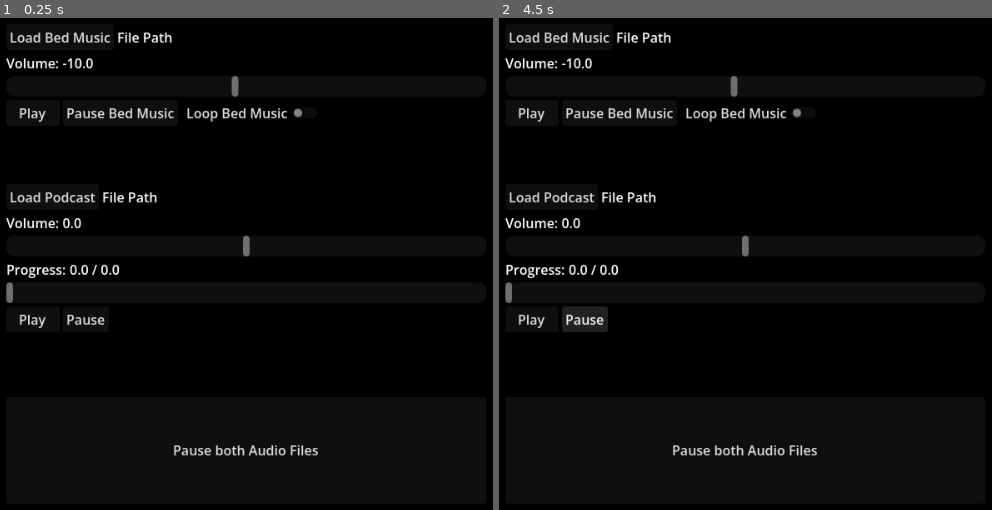
Above: before the commit, frames 1-2 (left to right).
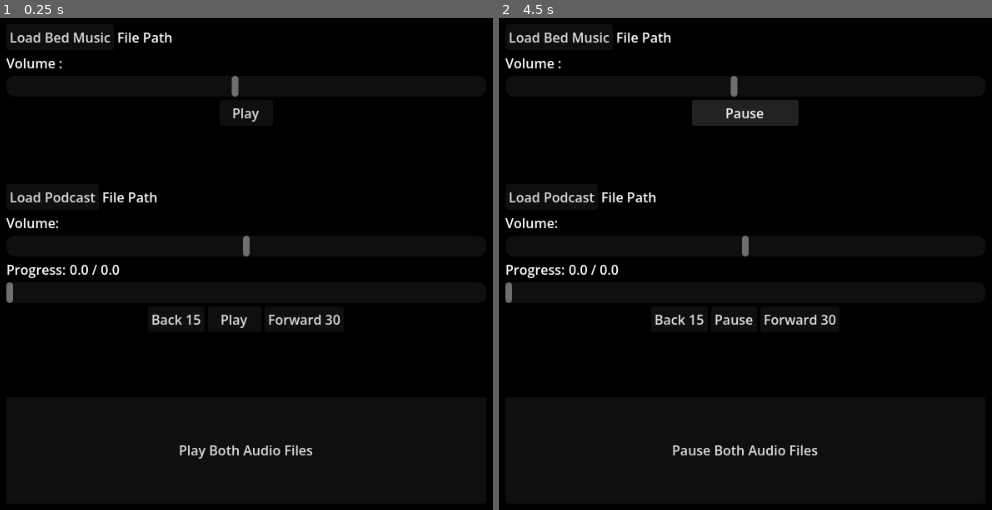
Above: after the commit, the same moments.

Repository: SankVTW/PodcastApp
Game: Godot game, scene res://main_screen.tscn
Two runs of this game, one before a commit and one after it. Both use one fixed random seed, a clock stepped at 60 frames per second and the inputs below.
Inputs (mouse positions are in pixels of both pictures, inside the frame that each line leads up to):
- Up to frame 1 (0.25 s): no input
- Up to frame 2 (4.5 s): click (617, 111) at 0.5 s, where only the run before the commit has a clickable "Pause Bed Music"; click (676, 318) at 1.25 s, where only the run after the commit has a clickable "Back 15"; click (804, 318) at 2 s, where only the run after the commit has a clickable "Forward 30"; click (582, 318) at 2.75 s, where only the run before the commit has a clickable "Pause"; click (745, 450) at 3.5 s, where only the run before the commit has a clickable "Pause both Audio Files"; click "Pause" at 4.25 s

The runs differ from the first frame. In frame 1, 1.8% of the frame differs, in the area x 3-70%, y 8-90%; in frame 2, 2.7%, in the area x 3-69%, y 8-90%.

Commit message:
Updated Player functions
Added global pause and start
volume sliders work in real time
pause and start buttons change text ( will replace with icons at somepoint )
Added skip forward 30 and back 15 second buttons

Diff:
--- a/podcast-app/main_screen.gd
+++ b/podcast-app/main_screen.gd
@@ -2,8 +2,8 @@
 
 var bed_music
 var podcast
-var bed_volume #:float
-var podcast_volume #:float
+var bed_volume :float = 0.0
+var podcast_volume :float = 0.0
 var podcast_playtime : float
 var podcast_progress : float
 
@@ -14,15 +14,13 @@
 	print(bed_music)
 	print(bed_volume)
 
-	pass # Replace with function body.
-
 
 # Called every frame. 'delta' is the elapsed time since the previous frame.
 func _process(delta: float) -> void:
-	update_bed_music_volume()
-	update_podcast_volume()
+	#update_bed_music_volume()
+	#update_podcast_volume()
 	update_podcast_progress()
-	pass
+
 
 
 func load_bed_music_mp3(path):
@@ -31,7 +29,12 @@
 	sound.data = file.get_buffer(file.get_length())
 	print(sound)
 	bed_music = sound
-
+	match $BedMusicControls/HBoxContainer/PlayBedMusic.visible:
+		true:
+			pass
+		false:
+			$BedMusicControls/HBoxContainer/PlayBedMusic.visible = true
+			$BedMusicControls/HBoxContainer/PauseBedMusic.visible = false
 func load_podcast_mp3(path):
 	var file = FileAccess.open(path, FileAccess.READ)
 	var sound = AudioStreamMP3.new()
@@ -41,8 +44,13 @@
 	podcast_playtime = podcast.get_length()
 
 	$PodcastControls/PodcastPlayerInfo/PodcastProgressBar.max_value = podcast_playtime
+	match $PodcastControls/HBoxContainer/PlayPodcast.visible:
+		#true:
+			#pass
+		false:
+			$PodcastControls/HBoxContainer/PlayPodcast.visible = true
+			$PodcastControls/HBoxContainer/StopPodcast.visible = false
 
-	#$PodcastControls/PodcastPlayerInfo/ProgressArea/ProgressTimeLabel.text = str(podcast_progress," / ", podcast_playtime )
 	print(" total play time for" , file , " is ", podcast_playtime/60 , " minutes")
 func _on_load_bed_music_pressed() -> void:
 	$BedMusicControls/HBoxContainer2/FileDialog.visible = true
@@ -55,29 +63,38 @@
 	load_bed_music_mp3(selected_file)
 	print("bed music" , selected_file)
 
-	pass # Replace with function body.
+
 
 func update_bed_music_volume():
+	#updates the bed music volume
+	_on_pause_bed_music_pressed()
 	bed_volume = $BedMusicControls/HScrollBar.value
 	$BedMusicControls/BedVolumeLabel.text = str("Volume: ", bed_volume)
+	_on_pause_bed_music_pressed()
 
 func update_podcast_volume():
+	#update the podcast volume
+	_on_stop_podcast_pressed()
 	podcast_volume = $PodcastControls/PodcastVolumeSlider.value
 	$PodcastControls/PodcastVolumeLabel.text = str("Volume: " , podcast_volume)
+	_on_stop_podcast_pressed()
 func _on_play_bed_music_pressed() -> void:
 	$BedMusicControls/HBoxContainer/PlayBedMusic/AudioStreamPlayer.stream = bed_music
 	print(bed_music)
 	$BedMusicControls/HBoxContainer/PlayBedMusic/AudioStreamPlayer.volume_db = bed_volume
 	print(bed_volume)
 	$BedMusicControls/HBoxContainer/PlayBedMusic/AudioStreamPlayer.playing = true
-
+	$BedMusicControls/HBoxContainer/PlayBedMusic.visible = false
+	$BedMusicControls/HBoxContainer/PauseBedMusic.visible = true
 func _on_pause_bed_music_pressed() -> void:
 	if $BedMusicControls/HBoxContainer/PlayBedMusic/AudioStreamPlayer.playing == true:
 		$BedMusicControls/HBoxContainer/PlayBedMusic/AudioStreamPlayer.stream_paused = true
+		$BedMusicControls/HBoxContainer/PauseBedMusic.text = str("Resume")
+		$BedMusicControls/HBoxContainer/PlayBedMusic/AudioStreamPlayer.volume_db = bed_volume
 	elif $BedMusicControls/HBoxContainer/PlayBedMusic/AudioStreamPlayer.playing == false:
 		$BedMusicControls/HBoxContainer/PlayBedMusic/AudioStreamPlayer.stream_paused = false
-
-	pass # Replace with function body.
+		$BedMusicControls/HBoxContainer/PlayBedMusic/AudioStreamPlayer.volume_db = bed_volume
+		$BedMusicControls/HBoxContainer/PauseBedMusic.text = str("Pause")
 
 
 func _on_load_podcast_pressed() -> void:
@@ -89,6 +106,9 @@
 	$PodcastControls/HBoxContainer2/Label.text = path
 	load_podcast_mp3(path)
 	print("podcast", path)
+	$PodcastControls/HBoxContainer/PlayPodcast.visible = true
+	$PodcastControls/HBoxContainer/StopPodcast.visible = false
+	_on_stop_podcast_pressed()
 	pass # Replace with function body.
 
 
@@ -97,8 +117,9 @@
 	$PodcastControls/HBoxContainer/AudioStreamPlayer.seek(podcast_progress)
 	$PodcastControls/HBoxContainer/AudioStreamPlayer.playing = true
 	$PodcastControls/HBoxContainer/AudioStreamPlayer.volume_db = podcast_volume
+	$PodcastControls/HBoxContainer/PlayPodcast.visible = false
+	$PodcastControls/HBoxContainer/StopPodcast.visible = true
 
-	pass # Replace with function body.
 
 
 func _on_stop_podcast_pressed() -> void:
@@ -117,39 +138,45 @@
 func _on_h_scroll_bar_value_changed(value: float) -> void:
 	update_bed_music_volume()
 	bed_volume = $BedMusicControls/HScrollBar.value
-	pass # Replace with function body.
+
 
 
 func _on_podcast_volume_slider_value_changed(value: float) -> void:
 	update_podcast_volume()
 	podcast_volume = $PodcastControls/PodcastVolumeSlider.value
-	pass # Replace with function body.
 
 
-#func _on_loop_bed_music_toggled(toggled_on: bool) -> void:
-	#match $BedMusicControls/HBoxContainer/LoopBedMusic.disabled:
-		#false : $BedMusicControlsmatch/HBoxContainer/PlayBedMusic/AudioStreamPlayer.looping = true
-		#false : print ("looping bed music on")
-		#true : $BedMusicControlsmatch/HBoxContainer/PlayBedMusic/AudioStreamPlayer.looping = true
-		#true : print ("looping bed music off")
 
-	pass # Replace with function body.
 func update_podcast_progress():
 	podcast_progress = $PodcastControls/HBoxContainer/AudioStreamPlayer.get_playback_position()
 	$PodcastControls/PodcastPlayerInfo/ProgressArea/ProgressTimeLabel.text = str(roundf(podcast_progress)," / ", podcast_playtime )
 	_on_podcast_progress_bar_value_changed(podcast_progress)
-	#print(roundf(podcast_progress)," / ", podcast_playtime )
-
-
-
 
 func _on_podcast_progress_bar_value_changed(value: float) -> void:
 	$PodcastControls/PodcastPlayerInfo/PodcastProgressBar.value = podcast_progress
 
+
+func _on_global_pause_pressed() -> void:
+	#pause both audio streams
+	_on_stop_podcast_pressed()
+	_on_pause_bed_music_pressed()
+
+func _on_global_play_pressed() -> void:
+	_on_play_podcast_pressed()
+	_on_play_bed_music_pressed()
+	$GlobalPauseContainer/GlobalPlay.visible = false
+	$GlobalPauseContainer/GlobalPause.visible = true
 	pass # Replace with function body.
 
 
-func _on_global_pause_pressed() -> void:
-	_on_stop_podcast_pressed()
-	_on_pause_bed_music_pressed()
-	pass # Replace with function body.
+func _on_forward_30_pressed() -> void:
+#seeks forward 30 seconds
+	$PodcastControls/HBoxContainer/AudioStreamPlayer.seek(podcast_progress+30)
+	update_podcast_progress()
+	print(podcast_progress)
+
+func _on_back_15_pressed() -> void:
+	#seeks back 15 seconds
+	$PodcastControls/HBoxContainer/AudioStreamPlayer.seek(podcast_progress-15)
+	update_podcast_progress()
+	print(podcast_progress)
--- a/podcast-app/main_screen.tscn
+++ b/podcast-app/main_screen.tscn
@@ -31,10 +31,13 @@
 [node name="FileDialog" type="FileDialog" parent="BedMusicControls/HBoxContainer2" unique_id=1426772110]
 title = "Open a File"
 file_mode = 0
-access = 2
+display_mode = 1
+root_subfolder = "res://Bedmusic/"
+filters = PackedStringArray("*.mp3")
 
 [node name="LoadBedMusic" type="Button" parent="BedMusicControls/HBoxContainer2" unique_id=2143036947]
 layout_mode = 2
+tooltip_text = "Load an MP3 from your /Bedmusic folder"
 text = "Load Bed Music
 "
 
@@ -57,6 +60,7 @@
 
 [node name="HBoxContainer" type="HBoxContainer" parent="BedMusicControls" unique_id=1931582507]
 layout_mode = 2
+alignment = 1
 
 [node name="PlayBedMusic" type="Button" parent="BedMusicControls/HBoxContainer" unique_id=167093999]
 custom_minimum_size = Vector2(64, 0)
@@ -68,10 +72,13 @@
 parameters/looping = true
 
 [node name="PauseBedMusic" type="Button" parent="BedMusicControls/HBoxContainer" unique_id=1536354302]
-layout_mode = 2
-text = "Pause Bed Music"
+visible = false
+custom_minimum_size = Vector2(128, 0)
+layout_mode = 2
+text = "Pause"
 
 [node name="LoopBedMusic" type="CheckButton" parent="BedMusicControls/HBoxContainer" unique_id=766334865]
+visible = false
 layout_mode = 2
 text = "Loop Bed Music"
 
@@ -90,7 +97,9 @@
 title = "Open a File"
 position = Vector2i(0, 36)
 file_mode = 0
-access = 2
+display_mode = 1
+root_subfolder = "res://Podcast/"
+filters = PackedStringArray("*.mp3")
 
 [node name="LoadPodcast" type="Button" parent="PodcastControls/HBoxContainer2" unique_id=1274104911]
 layout_mode = 2
@@ -133,10 +142,15 @@
 
 [node name="HBoxContainer" type="HBoxContainer" parent="PodcastControls" unique_id=2120387390]
 layout_mode = 2
+alignment = 1
 
 [node name="AudioStreamPlayer" type="AudioStreamPlayer" parent="PodcastControls/HBoxContainer" unique_id=2095786498]
 stream = SubResource("AudioStreamMP3_d2enx")
 
+[node name="Back15" type="Button" parent="PodcastControls/HBoxContainer" unique_id=873219966]
+layout_mode = 2
+text = "Back 15"
+
 [node name="PlayPodcast" type="Button" parent="PodcastControls/HBoxContainer" unique_id=1684664366]
 custom_minimum_size = Vector2(64, 0)
 layout_mode = 2
@@ -144,31 +158,44 @@
 autowrap_trim_flags = 0
 
 [node name="StopPodcast" type="Button" parent="PodcastControls/HBoxContainer" unique_id=138321423]
+visible = false
 layout_mode = 2
 text = "Pause"
 
-[node name="HBoxContainer" type="HBoxContainer" parent="." unique_id=1427746737]
+[node name="Forward30" type="Button" parent="PodcastControls/HBoxContainer" unique_id=1355855557]
+layout_mode = 2
+text = "Forward 30"
+
+[node name="GlobalPauseContainer" type="HBoxContainer" parent="." unique_id=1427746737]
 offset_left = 64.0
 offset_top = 512.0
 offset_right = 640.0
 offset_bottom = 640.0
 alignment = 1
 
-[node name="GlobalPause" type="Button" parent="HBoxContainer" unique_id=1870872846]
+[node name="GlobalPause" type="Button" parent="GlobalPauseContainer" unique_id=1870872846]
+visible = false
 custom_minimum_size = Vector2(576, 0)
 layout_mode = 2
-text = "Pause both Audio Files"
+text = "Pause Both Audio Files"
+
+[node name="GlobalPlay" type="Button" parent="GlobalPauseContainer" unique_id=1989959169]
+custom_minimum_size = Vector2(576, 0)
+layout_mode = 2
+text = "Play Both Audio Files"
 
 [connection signal="file_selected" from="BedMusicControls/HBoxContainer2/FileDialog" to="." method="_on_file_dialog_file_selected"]
 [connection signal="pressed" from="BedMusicControls/HBoxContainer2/LoadBedMusic" to="." method="_on_load_bed_music_pressed"]
 [connection signal="value_changed" from="BedMusicControls/HScrollBar" to="." method="_on_h_scroll_bar_value_changed"]
 [connection signal="pressed" from="BedMusicControls/HBoxContainer/PlayBedMusic" to="." method="_on_play_bed_music_pressed"]
 [connection signal="pressed" from="BedMusicControls/HBoxContainer/PauseBedMusic" to="." method="_on_pause_bed_music_pressed"]
-[connection signal="toggled" from="BedMusicControls/HBoxContainer/LoopBedMusic" to="." method="_on_loop_bed_music_toggled"]
 [connection signal="file_selected" from="PodcastControls/HBoxContainer2/PodcastFileDialog" to="." method="_on_podcast_file_dialog_file_selected"]
 [connection signal="pressed" from="PodcastControls/HBoxContainer2/LoadPodcast" to="." method="_on_load_podcast_pressed"]
 [connection signal="value_changed" from="PodcastControls/PodcastVolumeSlider" to="." method="_on_podcast_volume_slider_value_changed"]
 [connection signal="value_changed" from="PodcastControls/PodcastPlayerInfo/PodcastProgressBar" to="." method="_on_podcast_progress_bar_value_changed"]
+[connection signal="pressed" from="PodcastControls/HBoxContainer/Back15" to="." method="_on_back_15_pressed"]
 [connection signal="pressed" from="PodcastControls/HBoxContainer/PlayPodcast" to="." method="_on_play_podcast_pressed"]
 [connection signal="pressed" from="PodcastControls/HBoxContainer/StopPodcast" to="." method="_on_stop_podcast_pressed"]
-[connection signal="pressed" from="HBoxContainer/GlobalPause" to="." method="_on_global_pause_pressed"]
+[connection signal="pressed" from="PodcastControls/HBoxContainer/Forward30" to="." method="_on_forward_30_pressed"]
+[connection signal="pressed" from="GlobalPauseContainer/GlobalPause" to="." method="_on_global_pause_pressed"]
+[connection signal="pressed" from="GlobalPauseContainer/GlobalPlay" to="." method="_on_global_play_pressed"]
